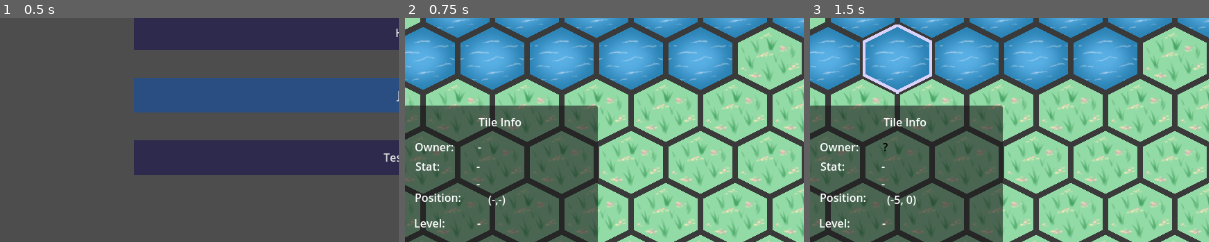
Above: before the commit, frames 1-3 (left to right).
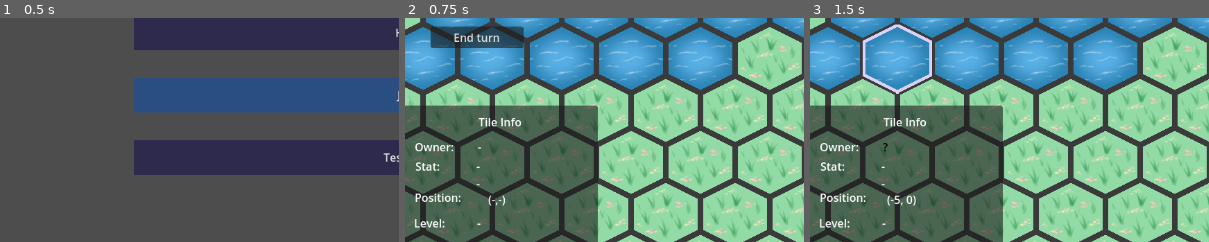
Above: after the commit, the same moments.

Repository: DragonCat4012/Shyv_Game
Game: Godot game, scene res://Scenes/menu.tscn
The game is run twice, just before and just after one commit, with the same random seed, the same clock (stepped at 60 frames per second) and the same inputs.
Inputs (mouse positions are % of the whole screen's width and height, from its top left):
- Up to frame 1 (0.5 s): no input
- Up to frame 2 (0.75 s): click "Test Map" at 0.5 s
- Up to frame 3 (1.5 s): click (9, 53) at 1.25 s, where only the run after the commit has a clickable "End turn"
The pictures show only the part of the screen within x 0-50%, y 49-98%; the shares and areas given below are measured in that part.

Frame 1 is identical in both runs. In frame 2, 1.8% of the frame differs, in the area x 6-30%, y 3-14%; in frame 3, nothing differs.
Error after the commit: Invalid access to property or key 'assignedID' on a base object of type 'Nil'. (res://Scenes/Overlays/PhaseManager.gd:11)

Commit message:
Wait for players to end their turn

Diff:
--- a/GamManager.gd
+++ b/GamManager.gd
@@ -35,6 +35,8 @@
 3: Movement
 4: Endphase
 """
+var endedTurnNations = [] # host only, ntion which have finished their turn in the current game phase
+var hasEndedTurn = false # Client only to hide ent turn option and disable actions
 
 func _on_host_pressed():
 	multiplayer_peer.create_server(Port)
--- a/Scenes/Game/MapScene.gd
+++ b/Scenes/Game/MapScene.gd
@@ -56,9 +56,6 @@
 
 	# Default hide
 	player_list_scene.visible = false
-
-	# Host UI
-	next_phase_button.visible = GamManager.isHost
 
 	# Connect to Signals
 	EventSystem.PHASE_UPDATED.connect(_on_update_game_phase)
@@ -152,9 +149,6 @@
 	print("Updated to new phase: ", phase)
 	game_phases_scene.update_to_phase(phase)
 
-func _on_next_phase_button_pressed():
-	PhaseManager.update_phase()
-
 func _on_player_list_button_pressed():
 	player_list_scene.visible = !player_list_scene.visible
 	player_list_scene.updateList() # amybe change to not be caleld every time
--- a/Scenes/Game/map.tscn
+++ b/Scenes/Game/map.tscn
@@ -1,10 +1,11 @@
-[gd_scene load_steps=9 format=3 uid="uid://7j7no5evfsjn"]
+[gd_scene load_steps=10 format=3 uid="uid://7j7no5evfsjn"]
 
 [ext_resource type="Script" path="res://Scenes/Game/MapScene.gd" id="1_jltnr"]
 [ext_resource type="Script" path="res://Scenes/Game/Camera2D.gd" id="3_nnm0c"]
 [ext_resource type="TileSet" uid="uid://bly1nmde8eksv" path="res://Graphics/map.tres" id="3_tbyt8"]
 [ext_resource type="PackedScene" uid="uid://md3mc5jmctsj" path="res://Scenes/Overlays/GamePhasesScene.tscn" id="4_v3vhx"]
 [ext_resource type="PackedScene" uid="uid://cqu4dqw8hmixw" path="res://Scenes/Overlays/PlayerList/PlayerListScene.tscn" id="5_u20ln"]
+[ext_resource type="PackedScene" uid="uid://jc0rwis1gjgx" path="res://Scenes/Overlays/TurnView/TurnView.tscn" id="6_nh4wk"]
 
 [sub_resource type="Gradient" id="Gradient_6mp1p"]
 interpolation_mode = 1
@@ -160,14 +161,6 @@
 offset_left = 946.0
 offset_right = 1151.0
 
-[node name="NextPhaseButton" type="Button" parent="Camera2D/Control"]
-layout_mode = 0
-offset_left = 681.0
-offset_top = 8.0
-offset_right = 850.0
-offset_bottom = 58.0
-text = "next Game Phase?"
-
 [node name="PlayerListButton" type="Button" parent="Camera2D/Control"]
 layout_mode = 0
 offset_left = 876.0
@@ -176,5 +169,7 @@
 offset_bottom = 58.0
 text = "i"
 
-[connection signal="pressed" from="Camera2D/Control/NextPhaseButton" to="." method="_on_next_phase_button_pressed"]
+[node name="TurnView" parent="Camera2D/Control" instance=ExtResource("6_nh4wk")]
+position = Vector2(36, 328)
+
 [connection signal="pressed" from="Camera2D/Control/PlayerListButton" to="." method="_on_player_list_button_pressed"]
--- a/Scenes/Overlays/PhaseManager.gd
+++ b/Scenes/Overlays/PhaseManager.gd
@@ -1,11 +1,22 @@
 extends Node
 
+# Manage Turns
+@rpc("any_peer", "call_local")
+func on_player_has_end_turn(nationID):
+	print(nationID, " has ended their turn")
+	GamManager.endedTurnNations.append(nationID)
 
+func end_turn(): # Should only be called by peer
+	GamManager.hasEndedTurn = true
+	rpc("on_player_has_end_turn", GamManager.ownNation.assignedID)
 
+# Update Phase
 @rpc("any_peer", "call_local")
 func on_phase_update(phase):
 	GamManager.currentPhase = phase
 	EventSystem.PHASE_UPDATED.emit(phase)
+	GamManager.hasEndedTurn = false
+	GamManager.endedTurnNations = []
 
 func update_phase(): # Should only be called by server
 	var newPhase = GamManager.currentPhase + 1
@@ -14,3 +25,4 @@
 	print("Update Game to new phase: ", newPhase)
 	rpc("on_phase_update", newPhase)
 	GamManager.currentPhase = newPhase
+	GamManager.endedTurnNations = []
--- /dev/null
+++ b/Scenes/Overlays/TurnView/TurnView.gd
@@ -0,0 +1,25 @@
+extends Node2D
+@onready var button = $Button
+@onready var next_phase_button = $NextPhaseButton
+
+func _ready():
+	next_phase_button.visible = GamManager.isHost
+	next_phase_button.disabled = true
+
+	button.disabled = GamManager.isHost
+	button.visible = !GamManager.isHost
+
+func _process(delta):
+	if GamManager.isHost:
+		if GamManager.endedTurnNations.size() != 0:
+			#print("Update end turn button",GamManager.endedTurnNations.size(),GamManager.allNations.size())
+			next_phase_button.disabled = GamManager.endedTurnNations.size() != GamManager.allNations.size()
+		return
+	button.disabled = GamManager.hasEndedTurn
+	button.visible = !GamManager.hasEndedTurn
+
+func _on_button_pressed():
+	PhaseManager.end_turn()
+
+func _on_next_phase_button_pressed():
+	PhaseManager.update_phase()
--- /dev/null
+++ b/Scenes/Overlays/TurnView/TurnView.tscn
@@ -0,0 +1,21 @@
+[gd_scene load_steps=2 format=3 uid="uid://jc0rwis1gjgx"]
+
+[ext_resource type="Script" path="res://Scenes/Overlays/TurnView/TurnView.gd" id="1_rd0do"]
+
+[node name="TurnView" type="Node2D"]
+script = ExtResource("1_rd0do")
+
+[node name="Button" type="Button" parent="."]
+offset_right = 134.0
+offset_bottom = 31.0
+text = "End turn"
+
+[node name="NextPhaseButton" type="Button" parent="."]
+offset_left = 1.0
+offset_top = 6.0
+offset_right = 151.0
+offset_bottom = 47.0
+text = "next Game Phase?"
+
+[connection signal="pressed" from="Button" to="." method="_on_button_pressed"]
+[connection signal="pressed" from="NextPhaseButton" to="." method="_on_next_phase_button_pressed"]
